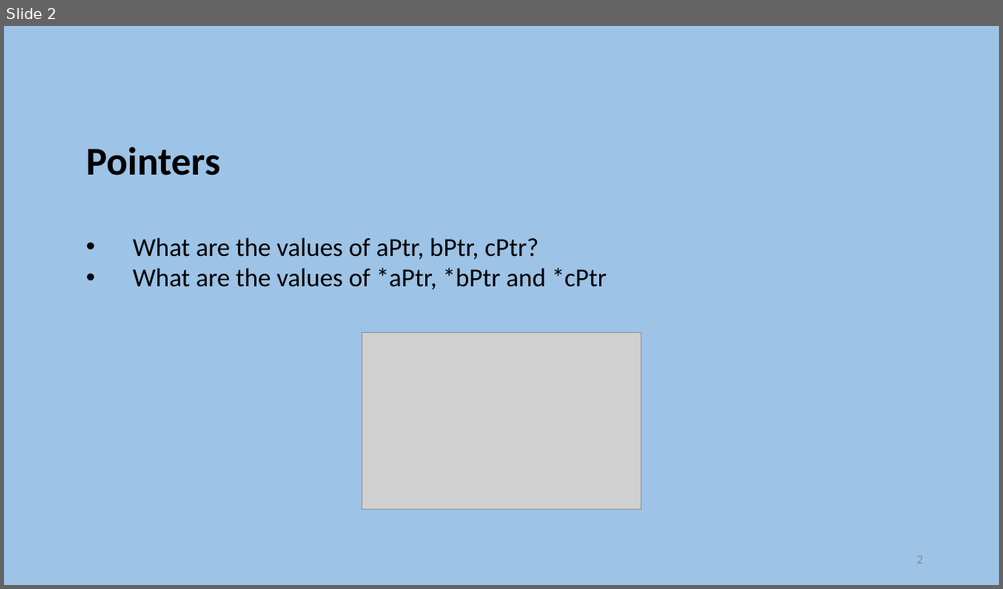
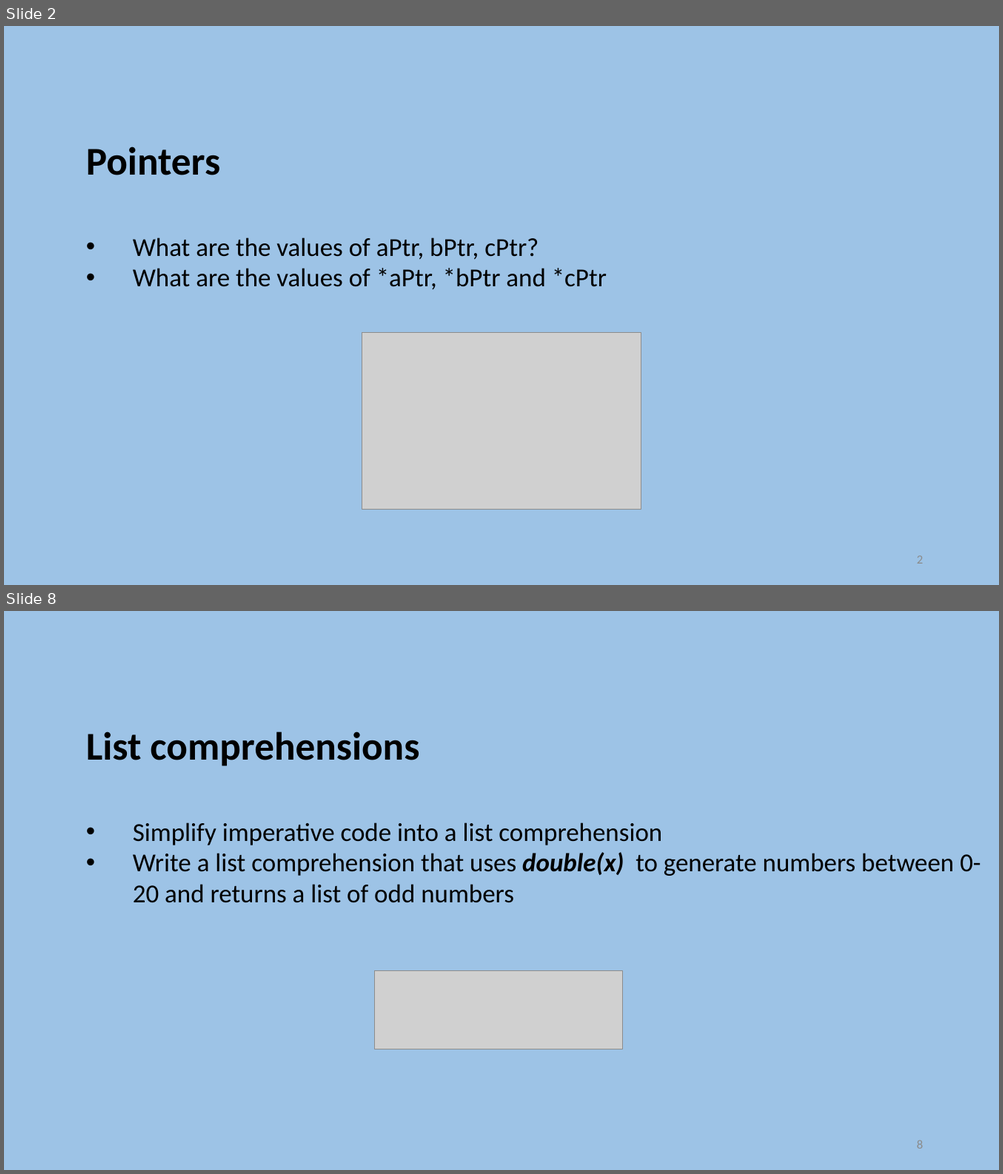
Before and after one commit to szetko/course-materials, a slide deck: Programming 4/Exam Preparation/Exam Preparation.pptx. Shown one above the other, each under a label of ours: slide 2 before the commit, slides 2 and 8 after it; the slides between them are not shown. The pictures are 1003x589 and 1003x1174 pixels, drawn with LibreOffice and Linux fonts; fonts in the diff are those of the drawing; grey boxes stand for pictures. Boxes give left, top, right and bottom in pixels: in the first picture for what was removed or moved away, otherwise in the second. Text is boxed around its words. In the diff, an @@ line names an element or a change of style, - is before the commit and + after.

```diff
--- a/Programming 4/Exam Preparation/Exam Preparation.pptx
+++ b/Programming 4/Exam Preparation/Exam Preparation.pptx
@@ slide 8 added at [4, 611, 999, 1170], background #9DC3E6 @@
@@ text added at [86, 732, 980, 903], 25 pt, text #000000 @@
+List comprehensions
+    • Simplify imperative code into a list comprehension
+    • Write a list comprehension that uses double(x) to generate numbers between 0-20 and returns a list of odd numbers
@@ picture added at [374, 971, 623, 1049] @@
@@ page number added at [916, 1141, 922, 1149], 12 pt, text #8C8C8C @@
+8
```
Also in this commit, not shown: 2 slides changed, 8 other slides added, 8 slides removed, 2 other files.
